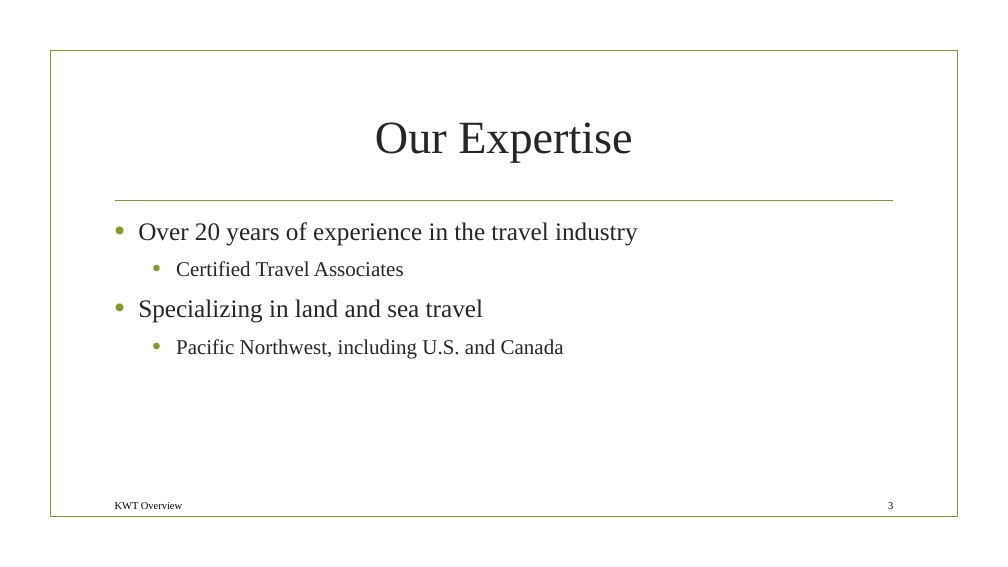
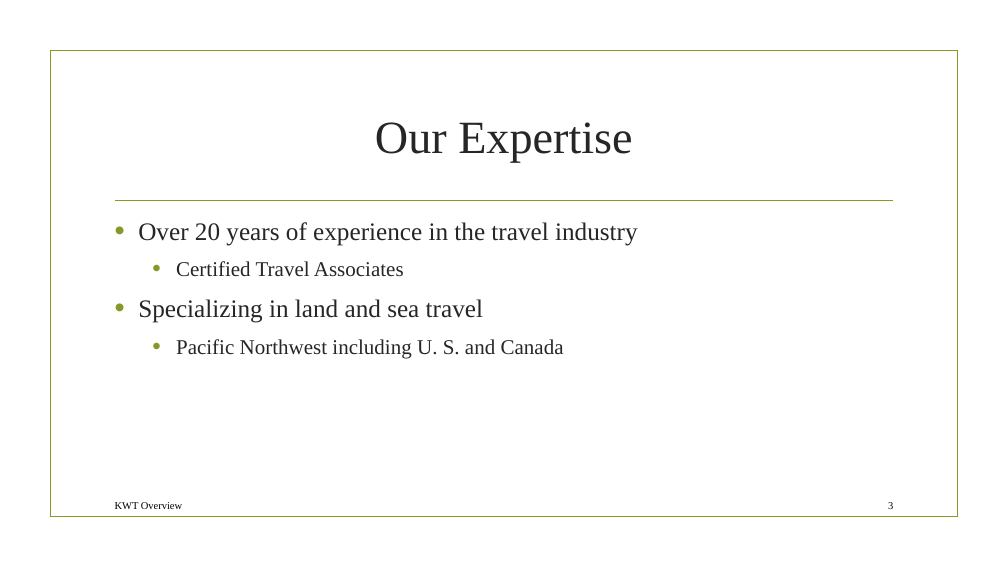
Before and after one commit to soumyavajjhala/soumyavajjhala.github.io, a slide deck: slide 3 of Desktop Publishing & Presentation Graphics Applications/Microsoft PowerPoint-Comprehensive/Getting Started with Microsoft PowerPoint/KWT Overview.pptx. Drawn at 1008x567 pixels with LibreOffice and Linux fonts; fonts in the diff are those of the drawing; background and template pictures are left out. Boxes give left, top, right and bottom in pixels: in the first picture for what was removed or moved away, otherwise in the second. Text is boxed around its words. In the diff, an @@ line names an element or a change of style, - is before the commit and + after.

```diff
--- a/Desktop Publishing & Presentation Graphics Applications/Microsoft PowerPoint-Comprehensive/Getting Started with Microsoft PowerPoint/KWT Overview.pptx
+++ b/Desktop Publishing & Presentation Graphics Applications/Microsoft PowerPoint-Comprehensive/Getting Started with Microsoft PowerPoint/KWT Overview.pptx
@@ text at (176,339,564,359): text changed @@
-  • Pacific Northwest, including U.S. and Canada
+  • Pacific Northwest including U. S. and Canada
```
Also in this commit, not shown: 2 other slides changed, 1 other file.
